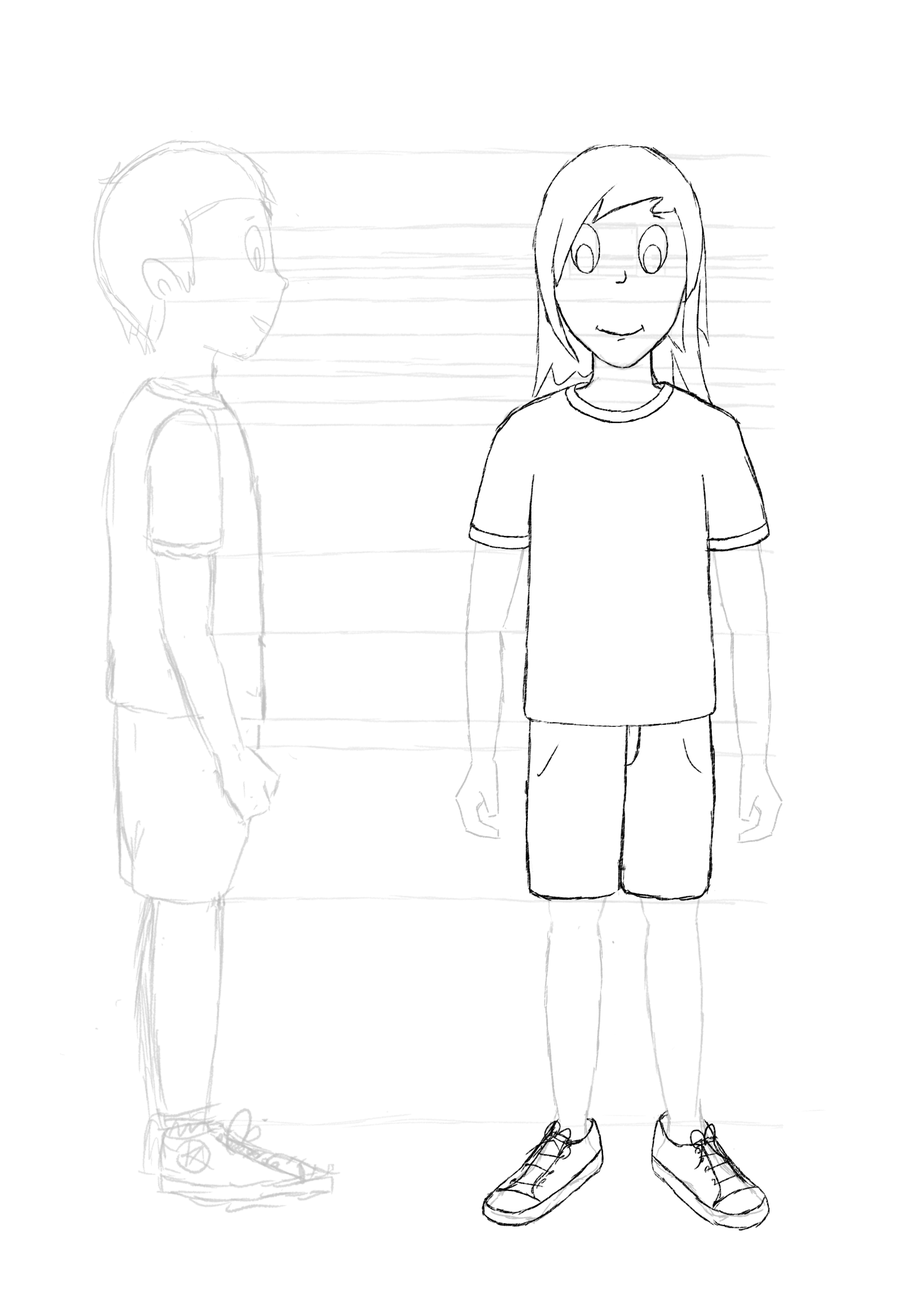
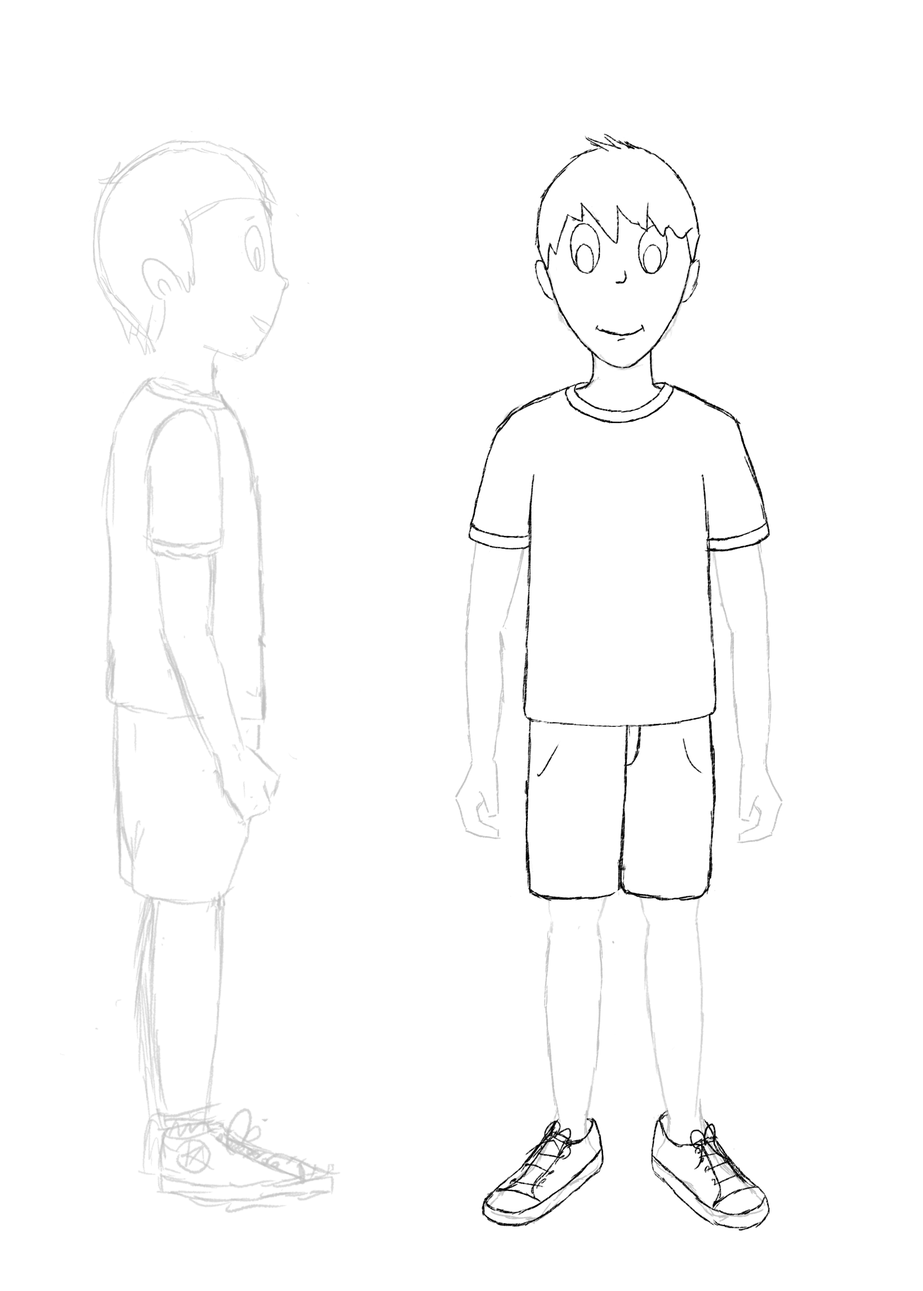
The second 923 × 1291 image is a revision of the first. Changes to its layers:
hid group "Head (female)" (8 layers) over [519, 133, 719, 408]
renamed "Hair" to "Hair 1", hid the group it (2 layers) over [527, 144, 715, 408]
painted on "Stroke" (2nd of 4, in "Front" › "Head (female)" › "Hair 1") over [527, 221, 710, 405]
painted on "Fill" over [529, 144, 715, 408]
painted on "Face" (1st of 2, in "Front" › "Head (female)") over [567, 213, 707, 372]
showed group "Head (male)" (8 layers) over [533, 133, 701, 369]
hid "Guides" over [143, 146, 826, 1130]
